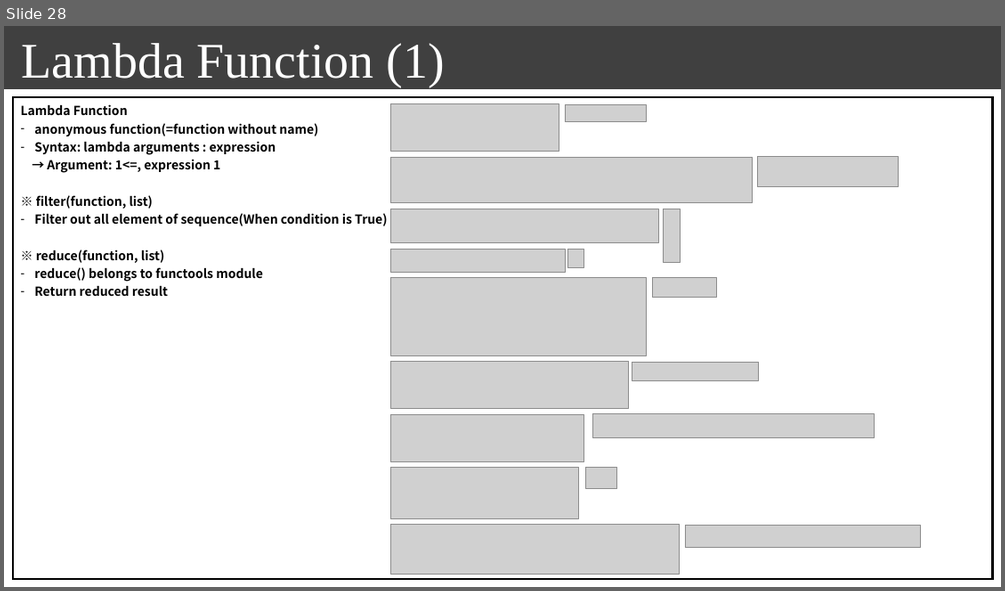
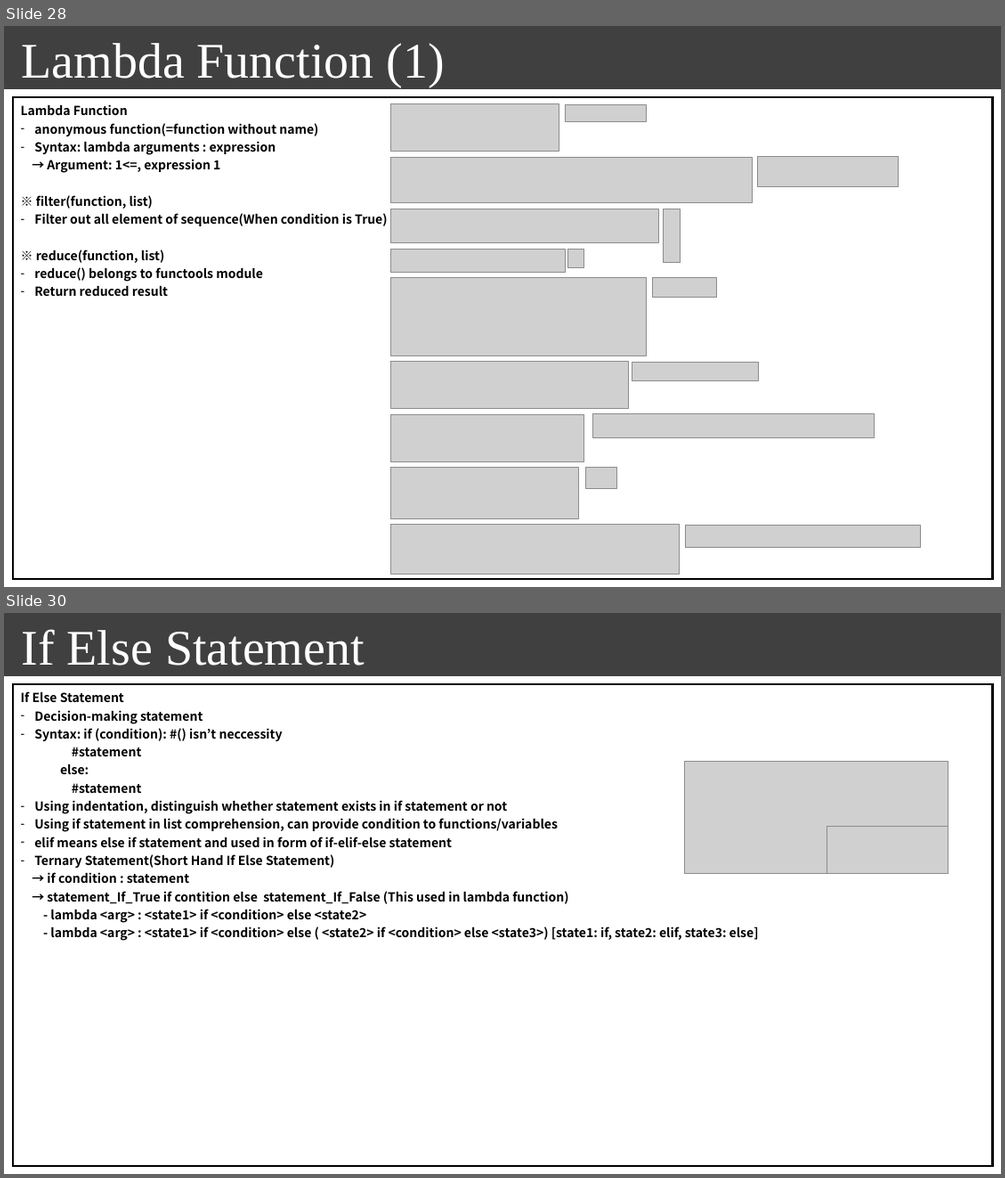
Before and after one commit to seonghokim/Study, a slide deck: Study Material/[ENG] everything in python.pptx. Shown one above the other, each under a label of ours: slide 28 before the commit, slides 28 and 30 after it; the slides between them are not shown. The pictures are 1005x591 and 1005x1178 pixels, drawn with LibreOffice and Linux fonts; fonts in the diff are those of the drawing; grey boxes stand for pictures; background and template pictures are left out. Boxes give left, top, right and bottom in pixels: in the first picture for what was removed or moved away, otherwise in the second. Text is boxed around its words. In the diff, an @@ line names an element or a change of style, - is before the commit and + after.

```diff
--- a/Study Material/[ENG] everything in python.pptx
+++ b/Study Material/[ENG] everything in python.pptx
@@ slide 30 added at (x1=4, y1=613, x2=1001, y2=1174), background #FFFFFF; not listed: 1 template element that a slide beside it also shows @@
@@ text added at (x1=22, y1=629, x2=364, y2=666), 48 pt, text #FFFFFF @@
+If Else Statement
@@ table added at (x1=13, y1=685, x2=993, y2=1166), 1 rows, 1 columns @@
+If Else Statement / Decision-making statement / Syntax: if (condition): #() isn’t neccessity / #statement / else: / #statement / Using indentation, distinguish whether statement exists in if statement or not / Using if statement in list comprehension, can provide condition to functions/variables / elif means else if statement and used in form of if-elif-else statement / Ternary Statement(Short Hand If Else Statement) / → if condition : statement / → statement_If_True if contition else statement_If_False (This used in lambda function) / - lambda <arg> : <state1> if <condition> else <state2> / - lambda <arg> : <state1> if <condition> else ( <state2> if <condition> else <state3>) [state1: if, state2: elif, state3: else]
@@ picture added at (x1=685, y1=762, x2=947, y2=873) @@
@@ picture added at (x1=827, y1=826, x2=947, y2=873) @@
```
Also in this commit, not shown: 2 slides changed, 8 other slides added, 1 other file.
